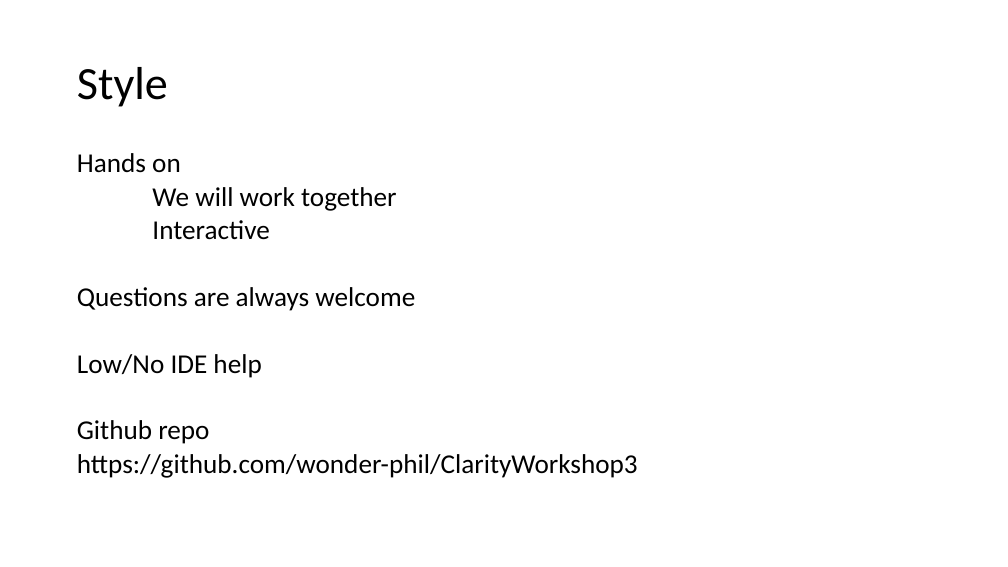
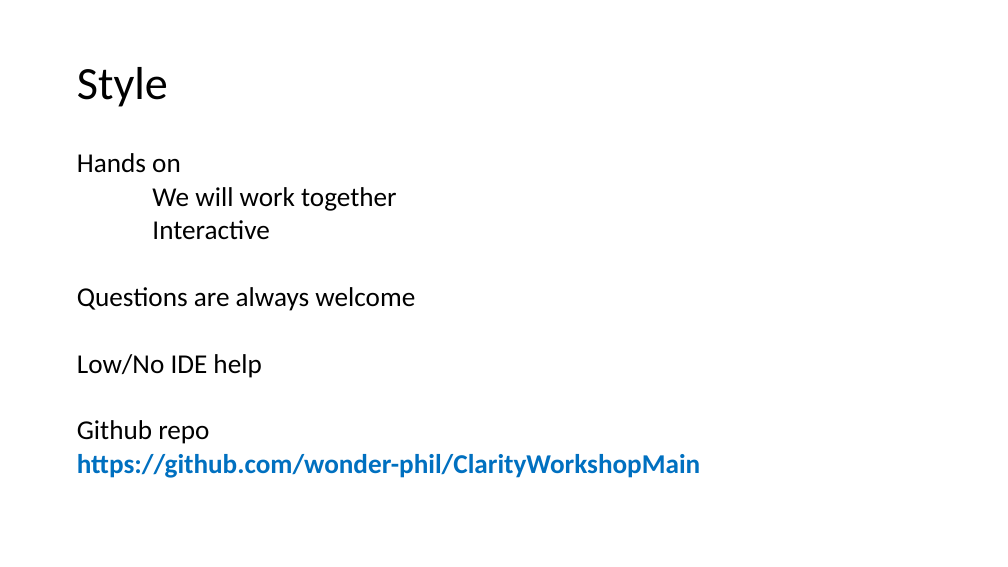
Before and after one commit to wonder-phil/ClarityWorkshopMain, a slide deck: slide 2 of Agenda.pptx. Drawn at 1008x567 pixels with LibreOffice and Linux fonts; fonts in the diff are those of the drawing. Boxes give left, top, right and bottom in pixels: in the first picture for what was removed or moved away, otherwise in the second. Text is boxed around its words. In the diff, an @@ line names an element or a change of style, - is before the commit and + after.

```diff
--- a/Agenda.pptx
+++ b/Agenda.pptx
@@ text at bbox=[77, 454, 700, 478]: text changed; text colour #000000 to #0070C0; bold on @@
-https://github.com/wonder-phil/ClarityWorkshop3
+https://github.com/wonder-phil/ClarityWorkshopMain
```
Also in this commit, not shown: 1 other file.
